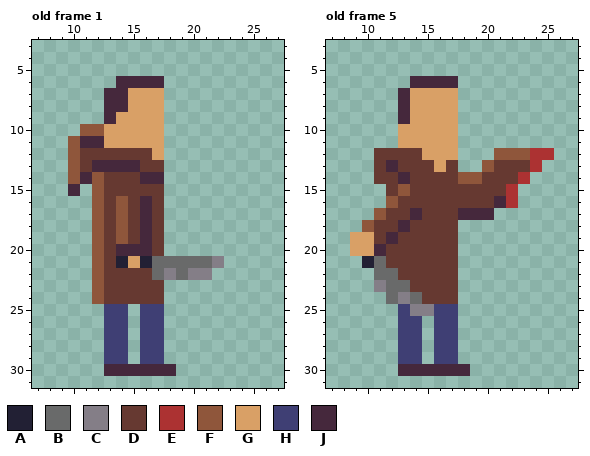
File history of a pixel-art file, playerattack.aseprite. This is how it looked before the edit.
64x32 pixels, 14 frames. Shown: old frame 1: x 7..27, y 3..31; old frame 5: x 7..27, y 3..31. The commit also changed other frames, which this record leaves out.
Visible layers, top first: "Layer 7", "Layer 6", "Layer 3", "Layer 2", "Layer 1".
Palette (. is transparent): A #222034  B #696a6a  C #847e87  D #663931  E #ac3232  F #8f563b  G #d9a066  H #3f3f74  J #45283c
Pixels before, old frame 1, first column x 10:
 6 ....JJJJ.....
 7 ...JJGGG.....
 8 ...JJGGG.....
 9 ...JGGGG.....
10 .FFGGGGG.....
11 FJJGGGGG.....
12 FDDDDDDG.....
13 FDJJJJDD.....
14 FJFDDDJJ.....
15 J.FDDDDD.....
16 ..FDFDJD.....
17 ..FDFDJD.....
18 ..FDFDJD.....
19 ..FDFDJD.....
20 ..FDJJJD.....
21 ..FDAGABBBBBC
22 ..FDDDDBCBCC.
23 ..FDDDDD.....
24 ..FDDDDD.....
25 ...HH.HH.....
26 ...HH.HH.....
27 ...HH.HH.....
28 ...HH.HH.....
29 ...HH.HH.....
30 ...JJJJJJ....
Pixels before, old frame 5, first column x 9:
 6 .....JJJJ........
 7 ....JGGGG........
 8 ....JGGGG........
 9 ....JGGGG........
10 ....GGGGG........
11 ....GGGGG........
12 ..DDDDGGG...FFFEE
13 ..DJDDDGD..FDDDE.
14 ..DDJDDDDFFDDDE..
15 ...DFDDDDDDDDE...
16 ...FDDDDDDDDJE...
17 ..FDDJDDDJJJ.....
18 .FDDJDDDD........
19 GGDJDDDDD........
20 GGJDDDDDD........
21 .ABDDDDDD........
22 ..BBDDDDD........
23 ..CBBDDDD........
24 ...BCBDDD........
25 ....HCCHH........
26 ....HH.HH........
27 ....HH.HH........
28 ....HH.HH........
29 ....HH.HH........
30 ....JJJJJJ.......
The result:
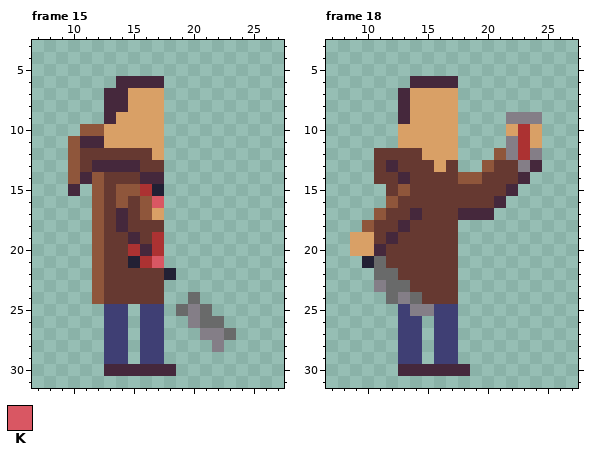
Colours new in this view: K #d95763
A new or re-ordered frame is compared with the old frame closest to it.
Edits made:
frames 14 -> 25
Frame 15 is new; against old frame 1, layers "Layer 2", "Layer 1":
The author changed colour C to colour A in row 22 at x 18.
The author changed colour D to colour A in row 15 at x 17.
The author changed colour G to colour A in row 21 at x 15.
Colour B now appears in row 24 at x 20; in row 25 at x 19 and 21; in row 26 at x 21 to 22; in row 27 at x 23.
Colour C now appears in rows 25 to 26 at x 20; in row 27 at x 21 to 22; in row 28 at x 22.
The author changed colour A to colour D in row 21 at x 14.
The author changed colour B to colour D in row 22 at x 17.
The author changed colour F to colour D in row 19 at x 14.
The author changed colour J to colour D in rows 18 to 19 at x 16; in row 20 at x 14.
The author changed colour A to colour E in row 21 at x 16.
The author changed colour D to colour E in row 15 at x 16; in rows 19 to 20 at x 17.
The author changed colour J to colour E in row 20 at x 15.
The author changed colour D to colour F in row 15 at x 14 to 15.
The author changed colour J to colour F in rows 16 to 17 at x 16.
The author changed colour D to colour G in row 17 at x 17.
The author changed colour D to colour J in row 19 at x 15.
The author changed colour F to colour J in rows 17 to 18 at x 14.
The author changed colour B to colour K in row 21 at x 17.
The author changed colour D to colour K in row 16 at x 17.
The author cleared colour B in row 21 at x 18 to 21; in row 22 at x 19.
The author cleared colour C in row 21 at x 22; in row 22 at x 20 to 21.
Frame 18 is new; against old frame 5, layer "Layer 1":
Colour C now appears in row 9 at x 22 to 24; in row 11 at x 22.
The author changed colour D to colour C in row 13 at x 23.
The author changed colour E to colour C in row 12 at x 24.
The author changed colour F to colour C in row 12 at x 22.
Colour E now appears in rows 10 to 11 at x 23.
The author changed colour F to colour E in row 12 at x 23.
Colour G now appears in row 10 at x 22 and 24; in row 11 at x 24.
The author changed colour E to colour J in row 13 at x 24; in row 14 at x 23; in row 15 at x 22.
The author cleared colour E in row 12 at x 25; in row 16 at x 22.
